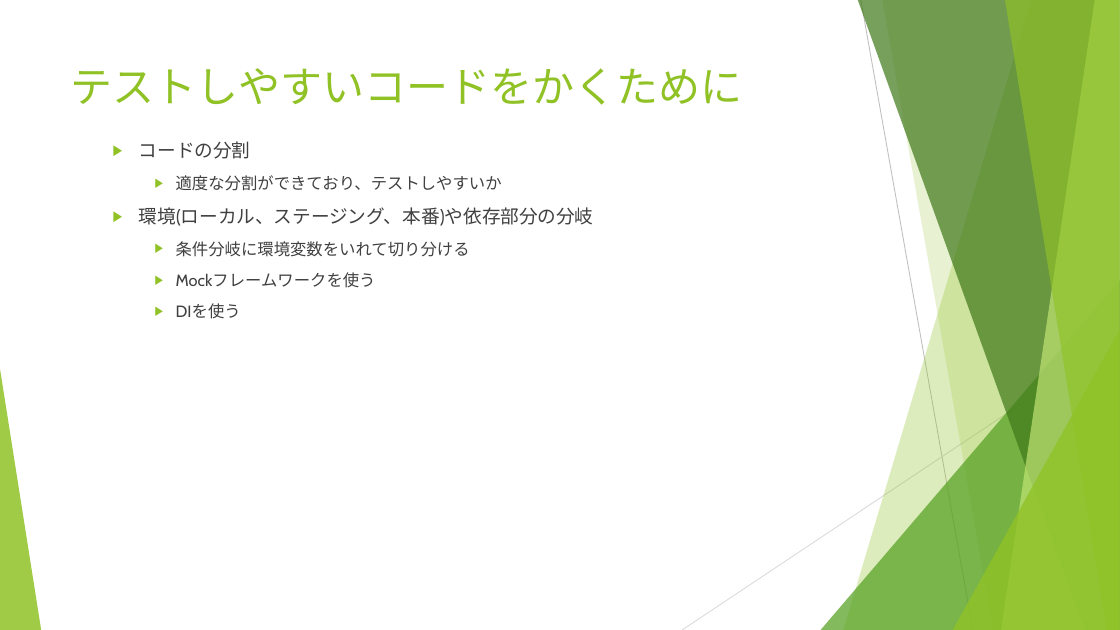
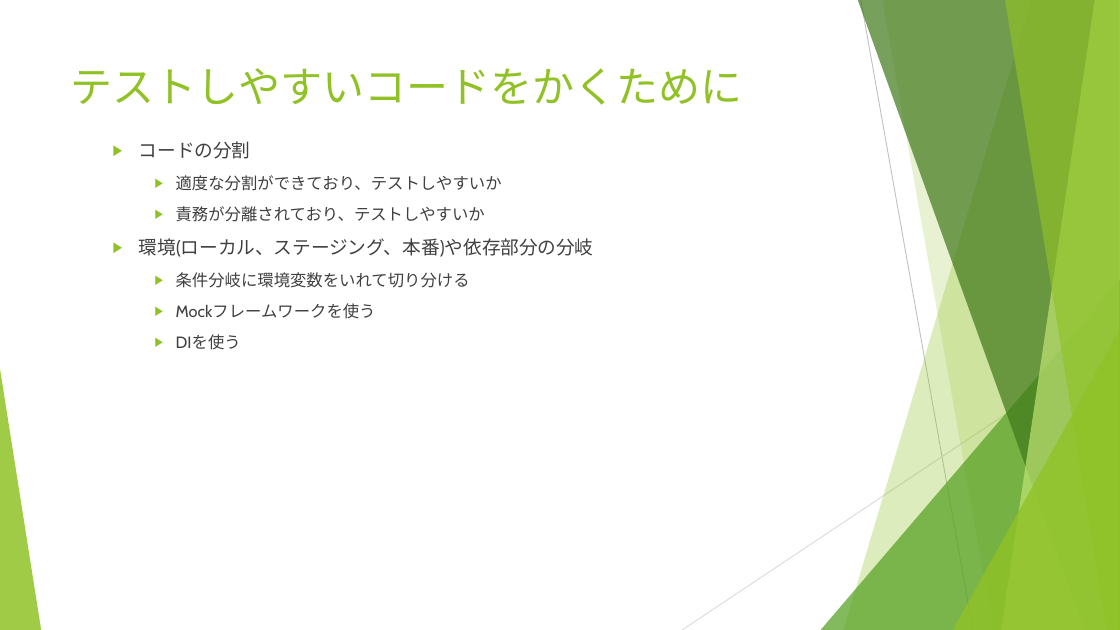
Before and after one commit to umanari145/test_and_debug, a slide deck: slide 8 of test_debug_report.pptx. Drawn at 1120x630 pixels with LibreOffice and Linux fonts; fonts in the diff are those of the drawing. Boxes give left, top, right and bottom in pixels: in the first picture for what was removed or moved away, otherwise in the second. Text is boxed around its words. In the diff, an @@ line names an element or a change of style, - is before the commit and + after.

```diff
--- a/test_debug_report.pptx
+++ b/test_debug_report.pptx
@@ text at <box>176,206,485,222</box>: paragraph added @@
+    ▶ 責務が分離されており、テストしやすいか
```
Also in this commit, not shown: 6 other slides changed, 1 other file.
